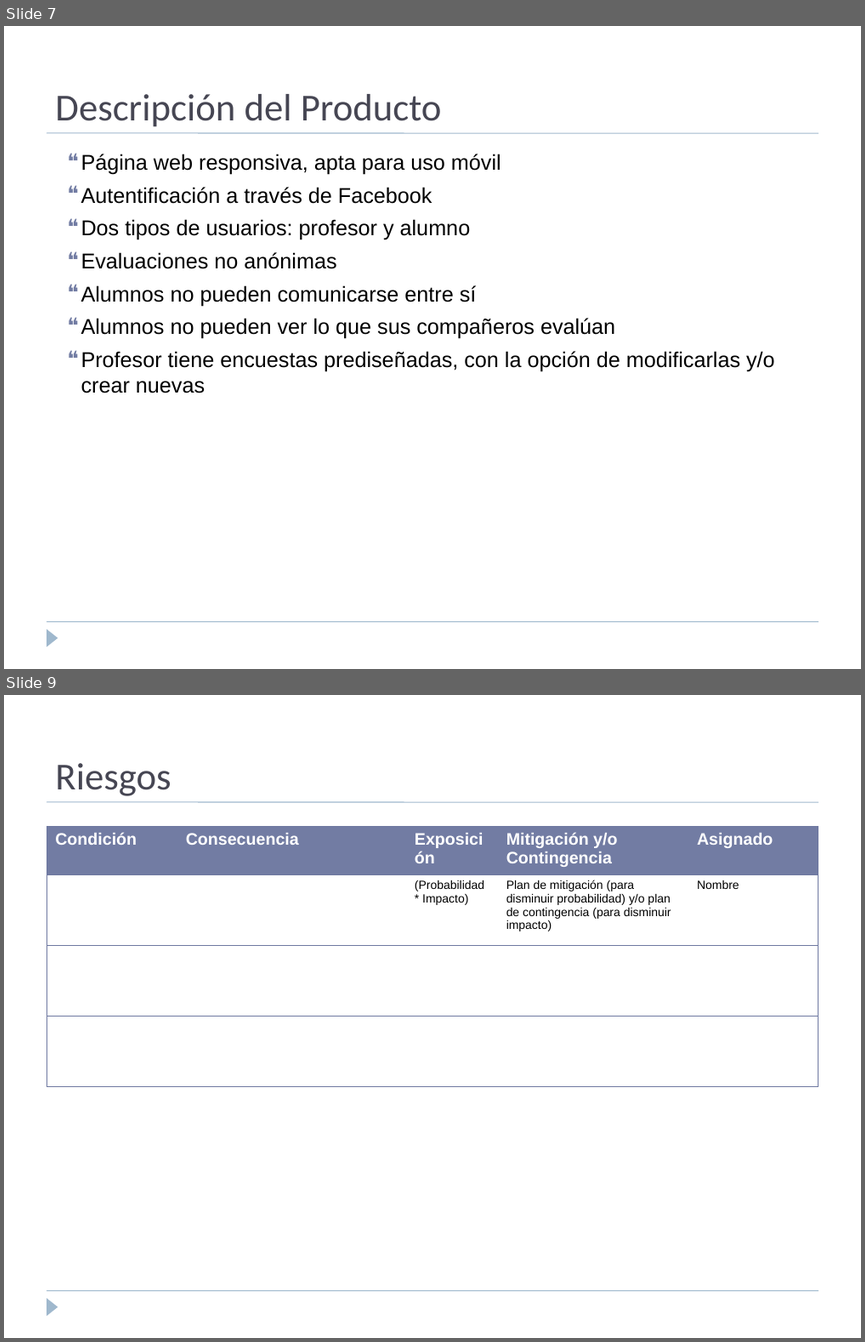
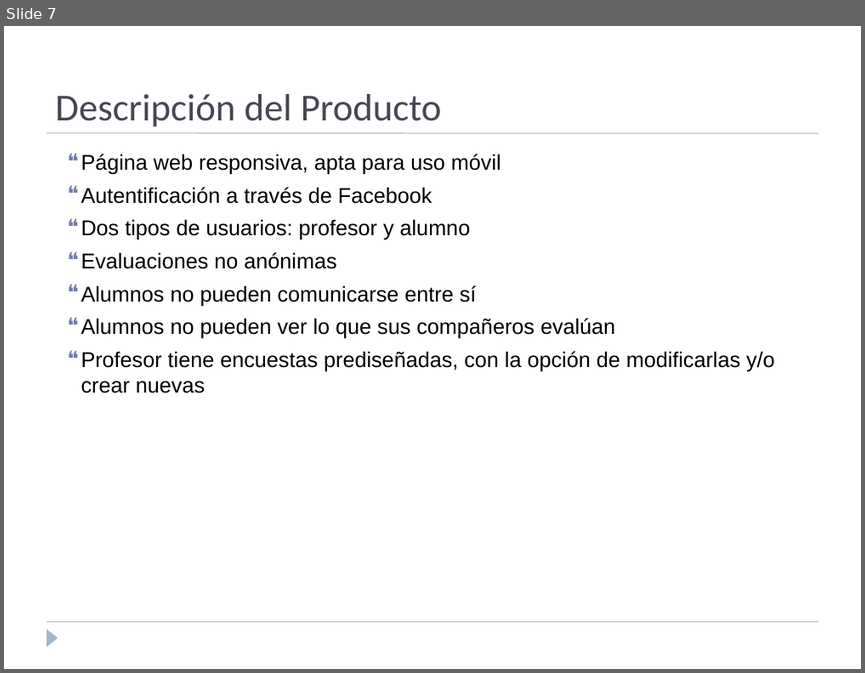
Before and after one commit to flizana/iic3143-proyecto-g8, a slide deck: FeedMe/presentacion_inception.ppt. Shown one above the other, each under a label of ours: slides 7 and 9 before the commit, slide 7 after it; the slides between them are not shown. The pictures are 865x1342 and 865x673 pixels, drawn with LibreOffice and Linux fonts; fonts in the diff are those of the drawing. Boxes give left, top, right and bottom in pixels: in the first picture for what was removed or moved away, otherwise in the second. Text is boxed around its words. In the diff, an @@ line names an element or a change of style, - is before the commit and + after.

```diff
--- a/FeedMe/presentacion_inception.ppt
+++ b/FeedMe/presentacion_inception.ppt
@@ slide 9 removed at box(4, 695, 861, 1338), background #FFFFFF; not listed: 3 template elements that a slide beside it also shows @@
@@ title removed at box(55, 763, 171, 796) @@
-Riesgos
@@ table removed at box(46, 826, 818, 1087), 4 rows, 5 columns @@
-Condición | Consecuencia | Exposición | Mitigación y/o Contingencia | Asignado
- |  | (Probabilidad * Impacto) | Plan de mitigación (para disminuir probabilidad) y/o plan de contingencia (para disminuir impacto) | Nombre
- |  |  |  | 
- |  |  |  | 
```
Also in this commit, not shown: 7 slides changed, 1 slide added.
